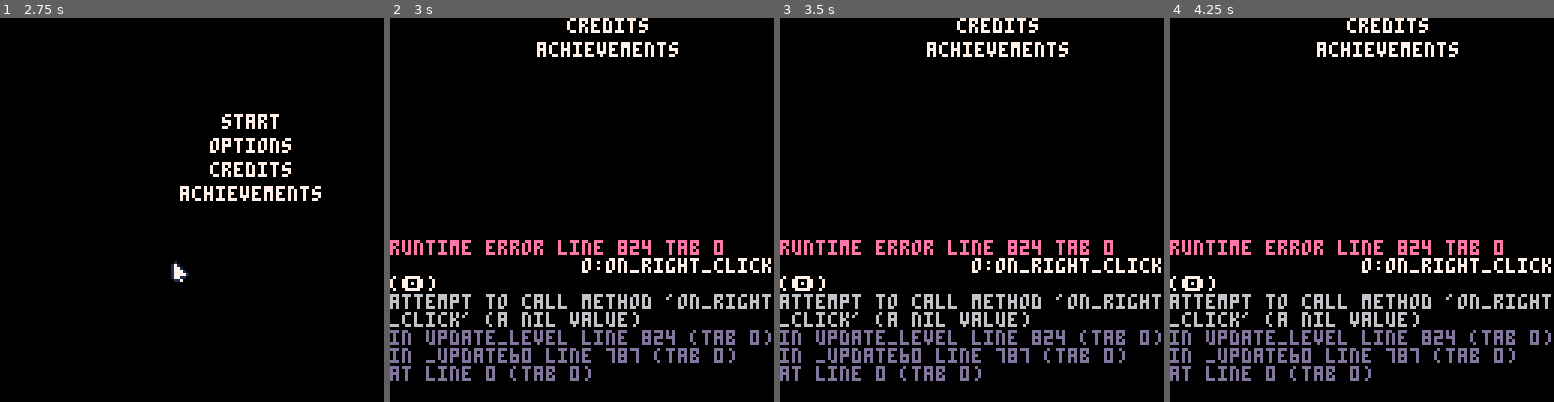
Above: before the commit, frames 1-4 (left to right).
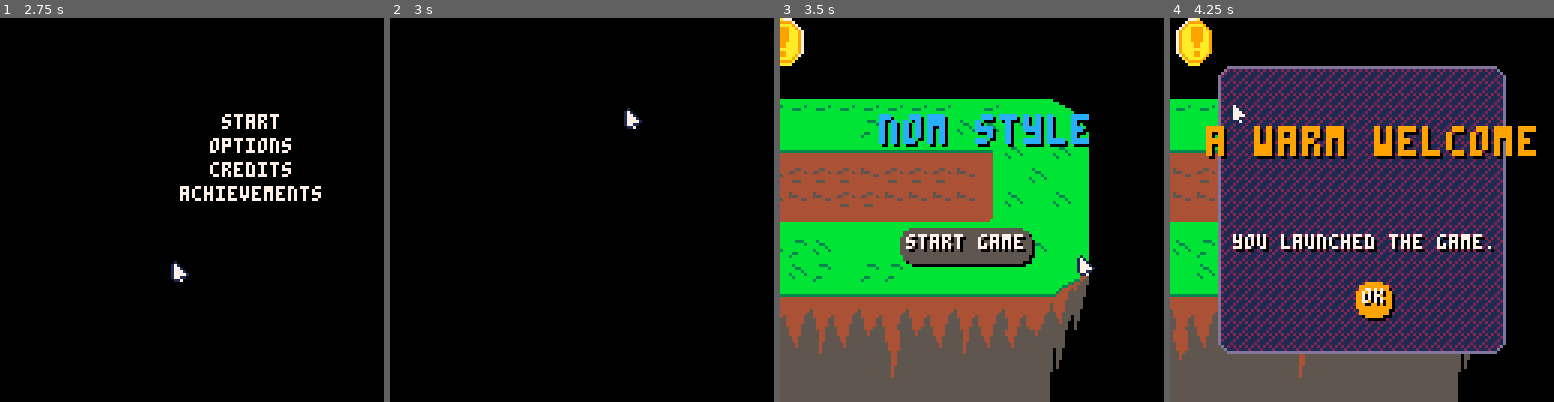
Above: after the commit, the same moments.

Repository: Mastoast/LDJam58
Game: PICO-8 cartridge ldjam58.p8
Two runs of this game, one before a commit and one after it. Both use one fixed random seed, a clock stepped at 60 frames per second and the inputs below.
Inputs (mouse positions are in pixels of both pictures, inside the frame that each line leads up to):
- Up to frame 1 (2.75 s): tap X (X key) at 0.33, 1.07, 1.85 s; click (280, 121) at 0.67 s; tap O (Z key) at 0.7, 1.7, 2.1, 2.5 s; click (46, 267) at 1.22 s; click (107, 114) at 1.77 s; click (172, 259) at 2.32 s
- Up to frame 2 (3 s): click (624, 106) at 2.87 s; tap O (Z key) at 2.9 s; tap X (X key) at 2.97 s
- Up to frame 3 (3.5 s): tap O (Z key) at 3.3 s; click (1075, 256) at 3.42 s
- Up to frame 4 (4.25 s): tap O (Z key) at 3.7, 4.1 s; click (1231, 102) at 3.97 s; tap X (X key) at 4.08 s

Frame 1 is identical in both runs. In frame 2, 9.6% of the frame differs, in the area x 0-100%, y 0-95%; in frame 3, 63%; in frame 4, 75%, in the area x 0-100%, y 0-100%.
Error before the commit: runtime error line 824 tab 0; o:on_right_click(�); attempt to call method 'on_right_click' (a nil value)

Commit message:
Add backbutton

Diff:
--- a/menu.lua
+++ b/menu.lua
@@ -102,6 +102,10 @@
     modes:init()
     modes.on_click = move_to_modes_menu
     --
+    local bckbtn = create(text, x, y)
+    bckbtn.hit_w = 128
+    bckbtn.hit_h = 128
+    bckbtn.on_right_click = move_to_main_menu
 end
 
 --
@@ -126,6 +130,10 @@
     sound_effects:init()
     -- sound_effects.on_click =
     --
+    local bckbtn = create(text, x, y)
+    bckbtn.hit_w = 128
+    bckbtn.hit_h = 128
+    bckbtn.on_right_click = move_to_option_menu
 end
 
 function init_time_menu()
--- a/object.lua
+++ b/object.lua
@@ -22,6 +22,7 @@
     spr(self.spr, self.x, self.y, 1, 1, self.flip_x, self.flip_y)
 end
 function object.on_click(self) end
+function object.on_right_click(self) end
 
 function object.move_x(self, x, on_collide)
     self.remainder_x += x
